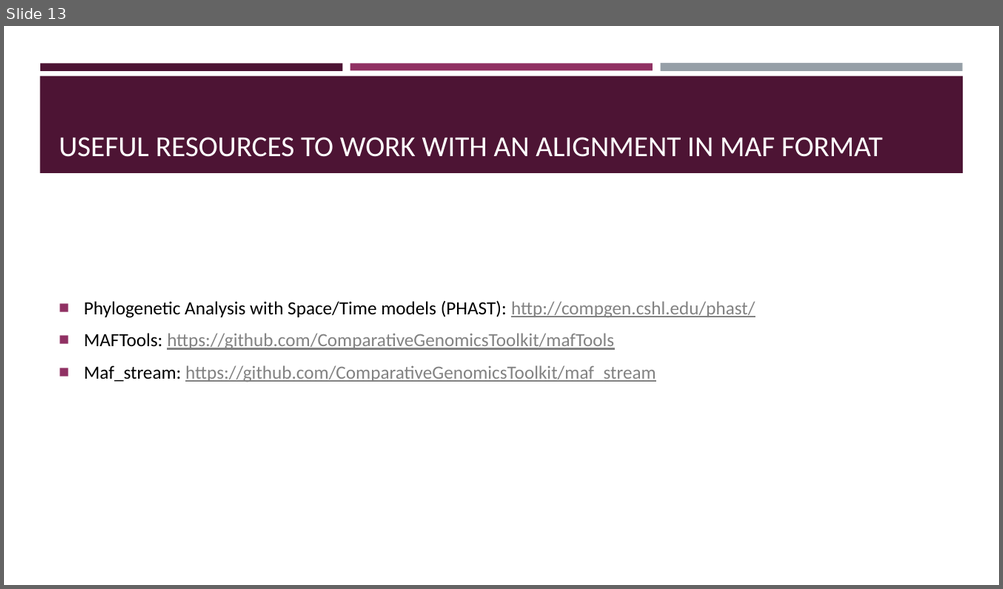
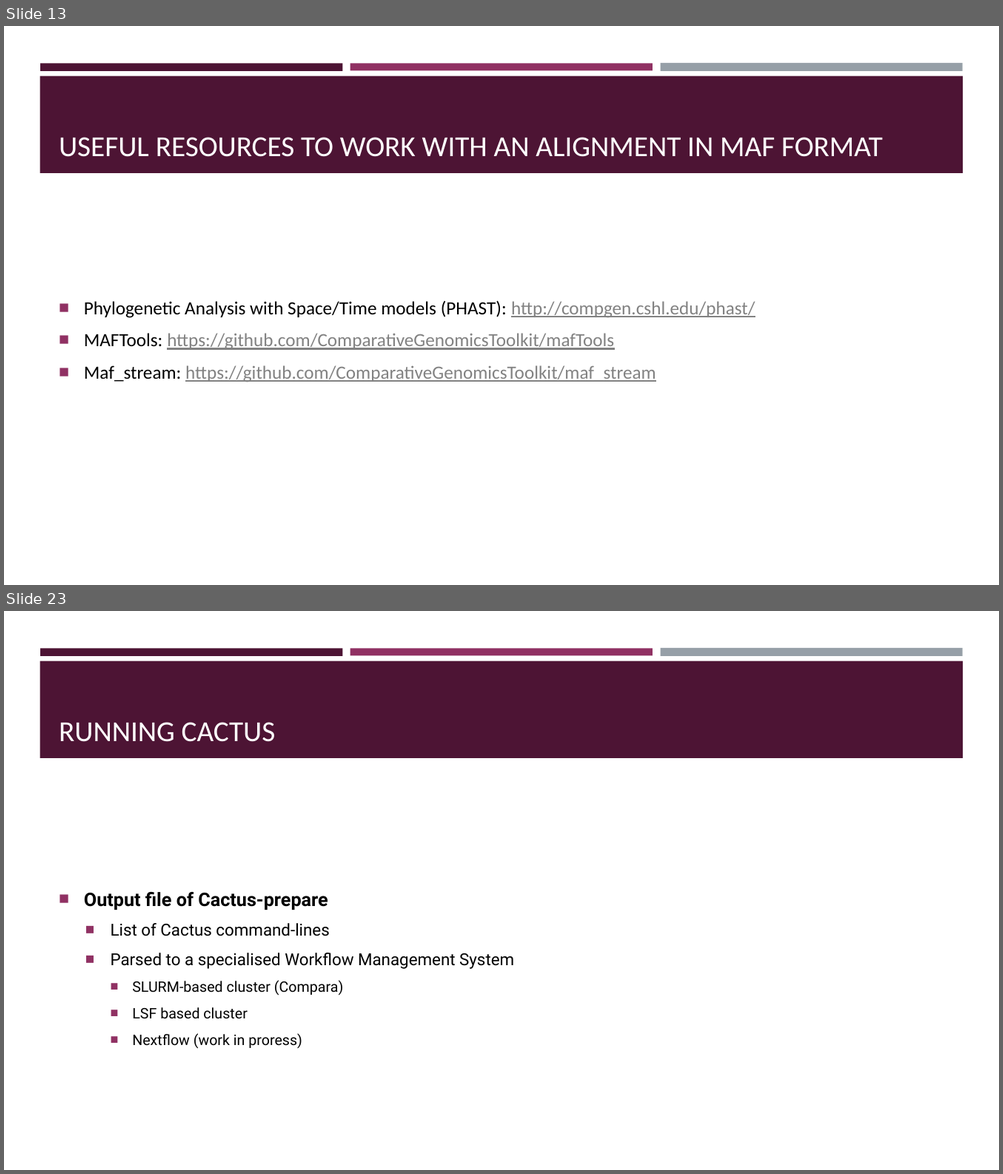
Before and after one commit to BGAcademy23/cactus, a slide deck: docs/aligning_whole_genomes_with_cactus.pptx. Shown one above the other, each under a label of ours: slide 13 before the commit, slides 13 and 23 after it; the slides between them are not shown. The pictures are 1003x589 and 1003x1174 pixels, drawn with LibreOffice and Linux fonts; fonts in the diff are those of the drawing. Boxes give left, top, right and bottom in pixels: in the first picture for what was removed or moved away, otherwise in the second. Text is boxed around its words. In the diff, an @@ line names an element or a change of style, - is before the commit and + after.

```diff
--- a/docs/aligning_whole_genomes_with_cactus.pptx
+++ b/docs/aligning_whole_genomes_with_cactus.pptx
@@ slide 23 added at box(4, 611, 999, 1170), background #FFFFFF; not listed: 4 template elements that a slide beside it also shows @@
@@ title added at box(59, 722, 276, 742), 28 pt, text #FFFFFF @@
+RUNNING CACTUS
@@ text added at box(84, 892, 514, 1049), 16 pt, text #000000 @@
+■ Output file of Cactus-prepare
+  ■ List of Cactus command-lines
+  ■ Parsed to a specialised Workflow Management System
+    ■ SLURM-based cluster (Compara)
+    ■ LSF based cluster
+    ■ Nextflow (work in proress)
```
Also in this commit, not shown: 1 slide changed, 11 other slides added.
